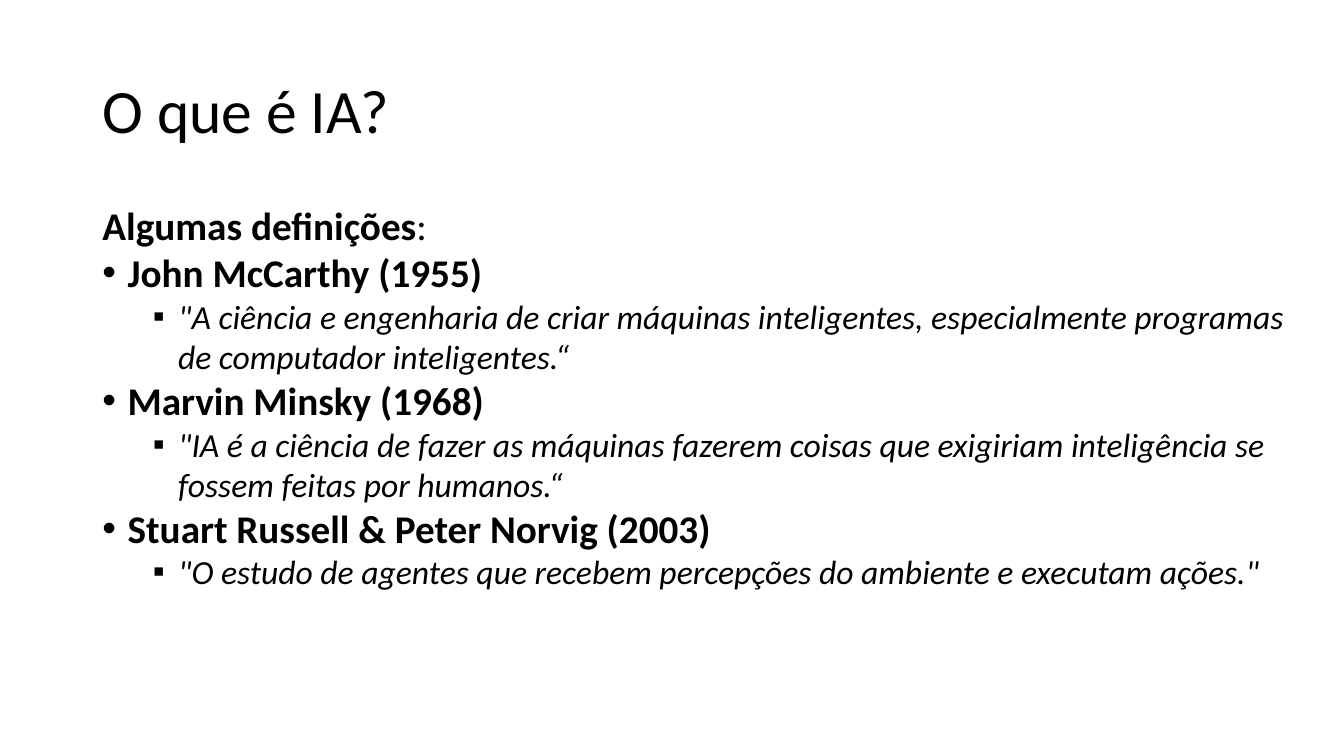
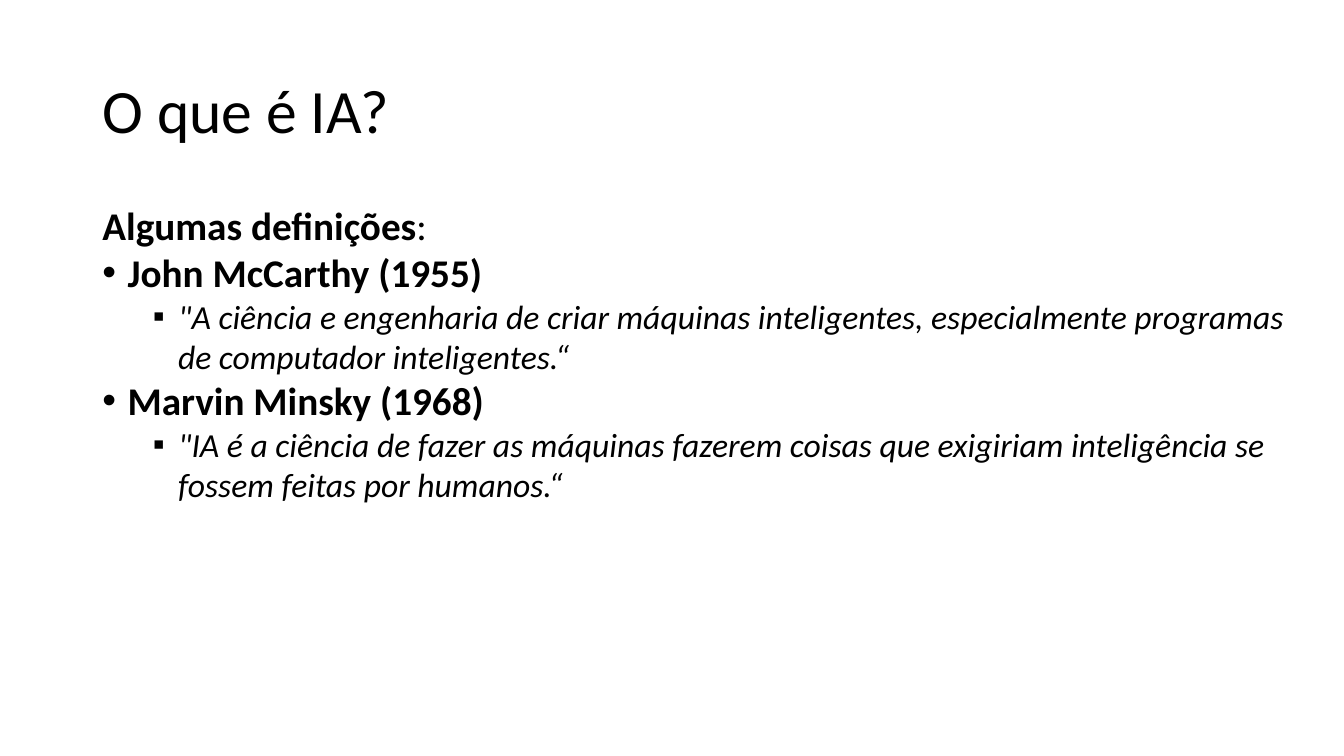
Before and after one commit to zz4fap/c24_inteligencia_artificial, a slide deck: slide 10 of slides/C24_Introdução.pptx. Drawn at 1344x756 pixels with LibreOffice and Linux fonts; fonts in the diff are those of the drawing. Boxes give left, top, right and bottom in pixels: in the first picture for what was removed or moved away, otherwise in the second. Text is boxed around its words. In the diff, an @@ line names an element or a change of style, - is before the commit and + after.

```diff
--- a/slides/C24_Introdução.pptx
+++ b/slides/C24_Introdução.pptx
@@ text at (x1=128, y1=514, x2=1259, y2=590): paragraphs removed @@
-• Stuart Russell & Peter Norvig (2003)
-  ▪ "O estudo de agentes que recebem percepções do ambiente e executam ações."
```
Also in this commit, not shown: 2 other slides changed, 4 slides added, 1 slide removed.
